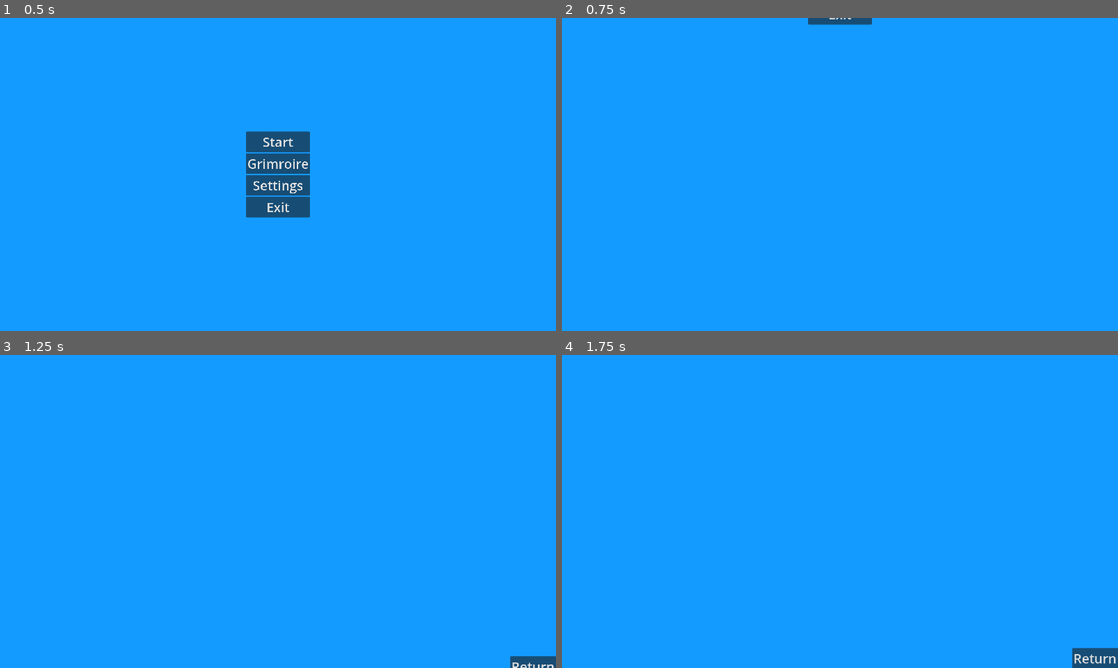
Above: before the commit, frames 1-4 (two rows, left to right).
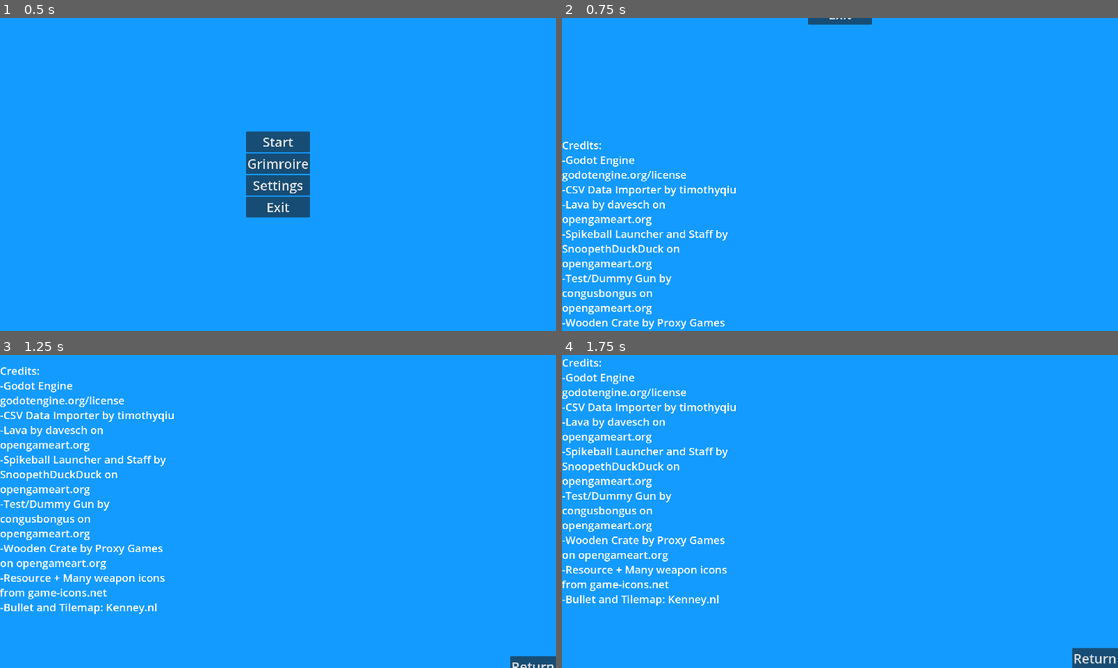
Above: after the commit, the same moments.

Repository: AidanCooper2003/AshenSkies
Game: Godot game, scene res://scenes/levels/main_menu.tscn
Same seed, same stepped clock (60 frames per second), same inputs: the game is played once before the commit and once after it.
Inputs (mouse positions are in pixels of both pictures, inside the frame that each line leads up to):
- Up to frame 1 (0.5 s): no input
- Up to frame 2 (0.75 s): click "Settings" at 0.5 s
- Up to frame 3 (1.25 s): no input
- Up to frame 4 (1.75 s): move the mouse to (962, 495) at 1.27 s; press the mouse at (962, 495) at 1.28 s; hold D (Move Right) from 1.28 s (still down)

Frame 1 is identical in both runs. In frame 2, 3.0% of the frame differs, in the area x 0-32%, y 39-100%; in frame 3, 4.1%, in the area x 0-32%, y 3-83%; in frame 4, 4.1%.

Commit message:
Added credits

Diff:
--- a/scenes/levels/main_menu.tscn
+++ b/scenes/levels/main_menu.tscn
@@ -115,6 +115,32 @@
 theme = ExtResource("2_yufyc")
 text = "Return"
 
+[node name="RichTextLabel" type="RichTextLabel" parent="Settings"]
+layout_mode = 1
+anchors_preset = -1
+anchor_right = 0.314
+anchor_bottom = 1.0
+offset_top = -2.0
+offset_right = 0.119995
+offset_bottom = 1.0
+grow_vertical = 2
+theme = ExtResource("2_yufyc")
+theme_override_font_sizes/normal_font_size = 37
+text = "Credits:
+-Godot Engine
+godotengine.org/license
+-CSV Data Importer by timothyqiu
+-Lava by davesch on opengameart.org
+-Spikeball Launcher and Staff by SnoopethDuckDuck on opengameart.org
+-Test/Dummy Gun by congusbongus on opengameart.org
+-Wooden Crate by Proxy Games on opengameart.org
+-Resource + Many weapon icons from game-icons.net
+-Bullet and Tilemap: Kenney.nl
+
+
+"
+fit_content = true
+
 [node name="Camera2D" type="Camera2D" parent="."]
 position = Vector2(960, 540)
 position_smoothing_enabled = true
Not shown, added: GODOT_COPYRIGHT.txt
